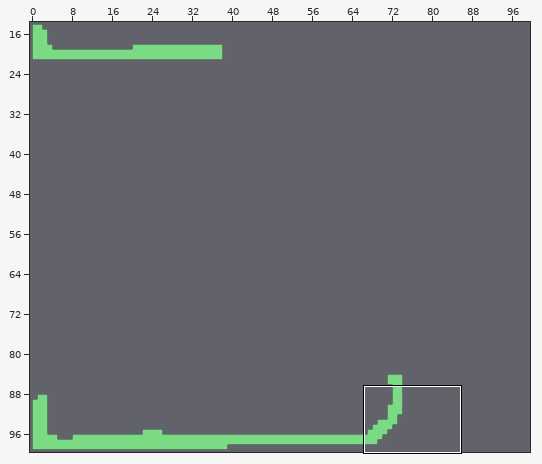
An edit to a level. Tiled map, core/assets/map.tmx. The first picture is a wide view before the edit; the outline marks the close-up.
Close-up. As it was:
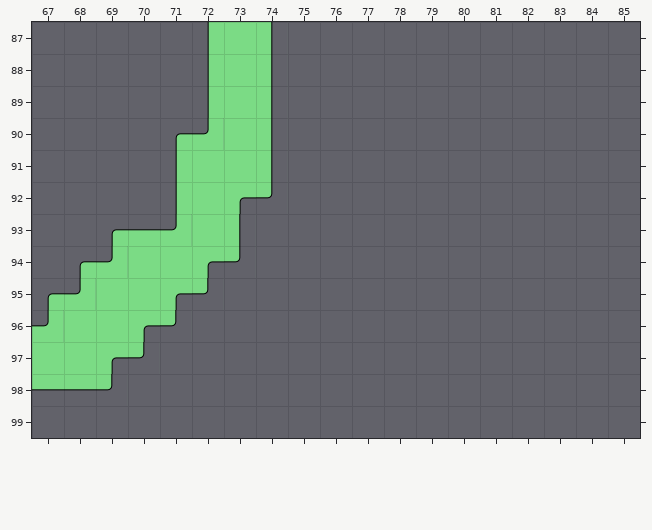
Cells are 32x32 px. Shown: x 67..85, y 87..99. The commit also changed other parts of the map, which this record leaves out.
After:
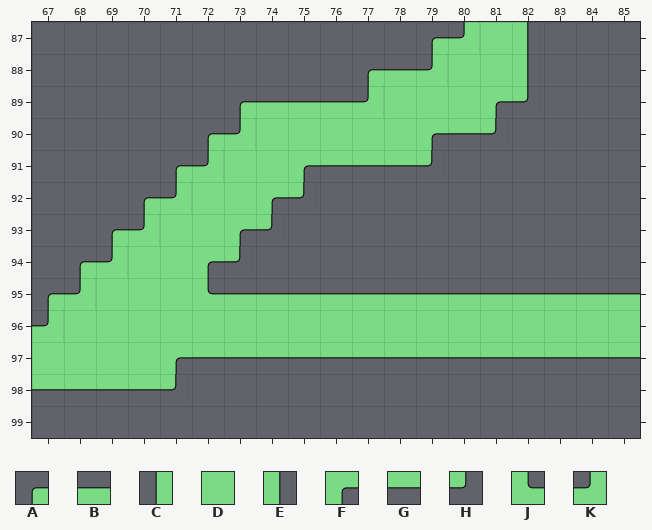
Key: from "default": A 40, B 41, C 48, D 49, E 50, F 51, G 57, H 58, J 59, K 60.
_ is an empty cell.
Edits made:
{"where": "layer \"default\""}
{"y":87,"x":72,"old":"CDE","new":"___"}
{"y":87,"x":79,"old":"____","new":"AKDE"}
{"y":88,"x":72,"old":"CDE","new":"___"}
{"y":88,"x":77,"old":"______","new":"ABKDDE"}
{"y":89,"x":72,"old":"CDE________","new":"_ABBBKDDDFH"}
{"y":90,"x":71,"old":"AKDE_______","new":"_AKDDDDDFGH"}
{"y":91,"x":71,"old":"CD","new":"AK"}
{"y":91,"x":74,"old":"E_____","new":"DFGGGH"}
{"y":92,"x":70,"old":"_C","new":"AK"}
{"y":92,"x":73,"old":"FH_","new":"DFH"}
{"y":93,"x":70,"old":"BK","new":"KD"}
{"y":93,"x":73,"old":"E_","new":"FH"}
{"y":95,"x":71,"old":"FH_____________","new":"DJBBBBBBBBBBBBB"}
{"y":96,"x":70,"old":"FH______________","new":"DDDDDDDDDDDDDDDD"}
{"y":97,"x":69,"old":"FH_______________","new":"DDFGGGGGGGGGGGGGG"}
{"y":98,"x":69,"old":"H__","new":"GGH"}
{"label":"changed","picture_box":[140,22,529,246]}
{"label":"changed","picture_box":[108,278,640,391]}
